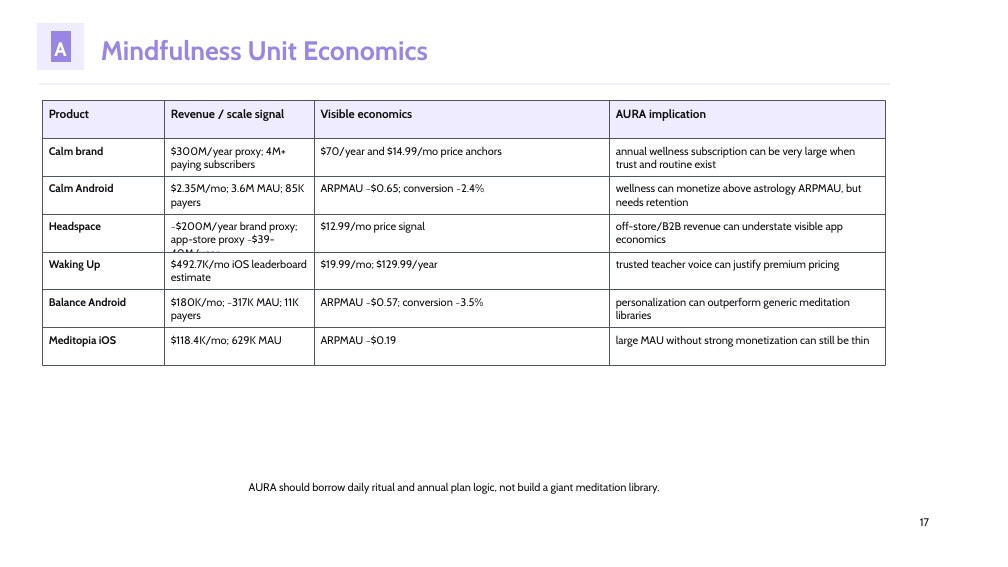
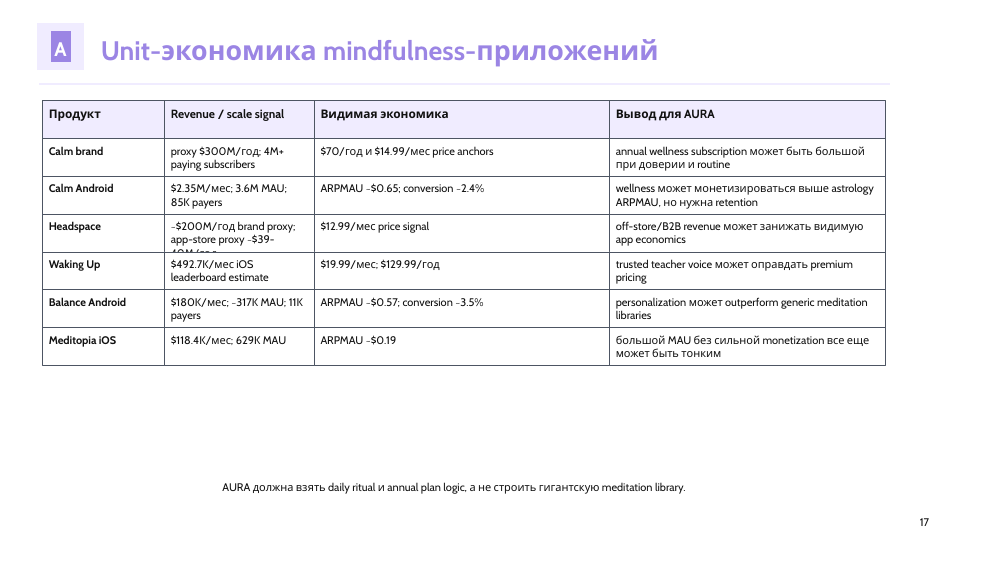
Before and after one commit to kirbudilov01/alina-research, a slide deck: slide 17 of output/pptx/AURA_TRENDVI_STYLE_DECK.pptx. Drawn at 1008x567 pixels with LibreOffice and Linux fonts; fonts in the diff are those of the drawing. Boxes give left, top, right and bottom in pixels: in the first picture for what was removed or moved away, otherwise in the second. Text is boxed around its words. In the diff, an @@ line names an element or a change of style, - is before the commit and + after.

Commit message:
Translate AURA deck to Russian and clarify pricing

```diff
--- a/output/pptx/AURA_TRENDVI_STYLE_DECK.pptx
+++ b/output/pptx/AURA_TRENDVI_STYLE_DECK.pptx
@@ text at (x1=101, y1=39, x2=658, y2=67): text changed @@
-Mindfulness Unit Economics
+Unit-экономика mindfulness-приложений
@@ text at (x1=49, y1=109, x2=101, y2=121): text changed @@
-Product
+Продукт
@@ text at (x1=321, y1=109, x2=449, y2=121): text changed @@
-Visible economics
+Видимая экономика
@@ text at (x1=616, y1=109, x2=715, y2=121): text changed @@
-AURA implication
+Вывод для AURA
@@ text at (x1=171, y1=147, x2=284, y2=171): text changed @@
-$300M/year proxy; 4M+ paying subscribers
+proxy $300M/год; 4M+ paying subscribers
@@ text at (x1=321, y1=146, x2=493, y2=158): text changed @@
-$70/year and $14.99/mo price anchors
+$70/год и $14.99/мес price anchors
@@ text at (x1=616, y1=146, x2=865, y2=171): text changed @@
-annual wellness subscription can be very large when trust and routine exist
+annual wellness subscription может быть большой при доверии и routine
@@ text at (x1=171, y1=183, x2=287, y2=209): text changed @@
-$2.35M/mo; 3.6M MAU; 85K payers
+$2.35M/мес; 3.6M MAU; 85K payers
@@ text at (x1=616, y1=183, x2=874, y2=209): text changed @@
-wellness can monetize above astrology ARPMAU, but needs retention
+wellness может монетизироваться выше astrology ARPMAU, но нужна retention
@@ text at (x1=171, y1=221, x2=295, y2=260): text changed @@
-~$200M/year brand proxy; app-store proxy ~$39-40M/year
+~$200M/год brand proxy; app-store proxy ~$39-40M/год
@@ text at (x1=321, y1=221, x2=429, y2=233): text changed @@
-$12.99/mo price signal
+$12.99/мес price signal
@@ text at (x1=616, y1=221, x2=864, y2=246): text changed @@
-off-store/B2B revenue can understate visible app economics
+off-store/B2B revenue может занижать видимую app economics
@@ text at (x1=171, y1=259, x2=269, y2=281): text changed @@
-$492.7K/mo iOS leaderboard estimate
+$492.7K/мес iOS leaderboard estimate
@@ text at (x1=321, y1=259, x2=440, y2=270): text changed @@
-$19.99/mo; $129.99/year
+$19.99/мес; $129.99/год
@@ text at (x1=616, y1=259, x2=853, y2=284): text changed @@
-trusted teacher voice can justify premium pricing
+trusted teacher voice может оправдать premium pricing
@@ text at (x1=171, y1=297, x2=303, y2=322): text changed @@
-$180K/mo; ~317K MAU; 11K payers
+$180K/мес; ~317K MAU; 11K payers
@@ text at (x1=616, y1=297, x2=868, y2=319): text changed @@
-personalization can outperform generic meditation libraries
+personalization может outperform generic meditation libraries
@@ text at (x1=171, y1=335, x2=286, y2=345): text changed @@
-$118.4K/mo; 629K MAU
+$118.4K/мес; 629K MAU
@@ text at (x1=616, y1=335, x2=869, y2=357): text changed @@
-large MAU without strong monetization can still be thin
+большой MAU без сильной monetization все еще может быть тонким
@@ text at (x1=222, y1=482, x2=686, y2=494): text changed @@
-AURA should borrow daily ritual and annual plan logic, not build a giant meditation library.
+AURA должна взять daily ritual и annual plan logic, а не строить гигантскую meditation library.
```
Also in this commit, not shown: 35 other slides changed, 2 slides added, 2 slides removed, 4 other files.
